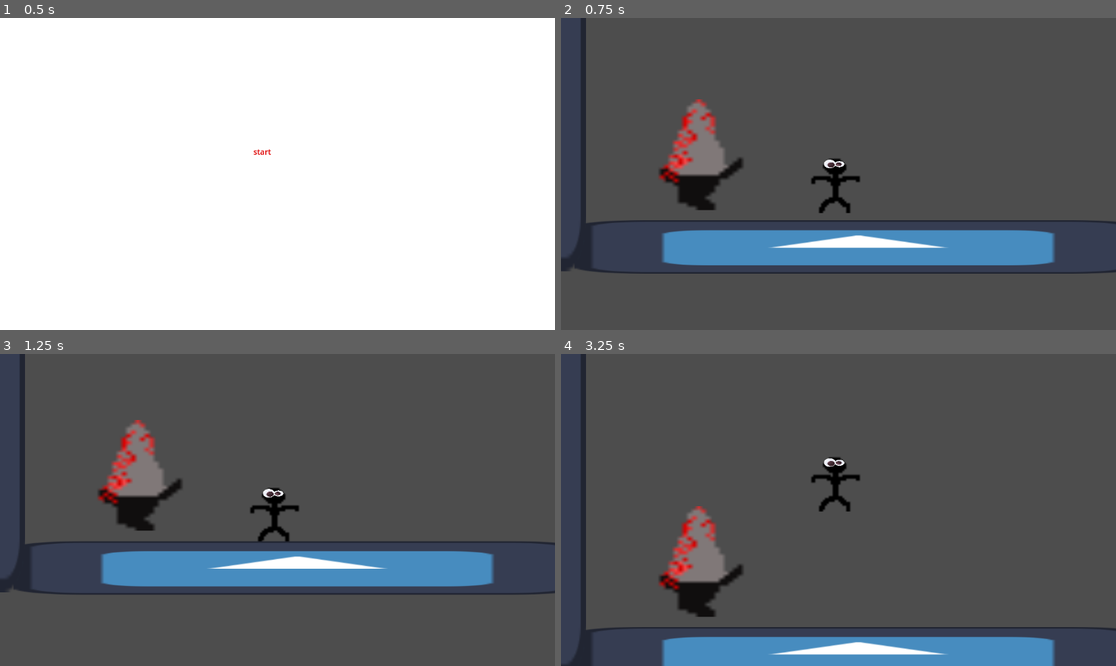
Above: before the commit, frames 1-4 (two rows, left to right).
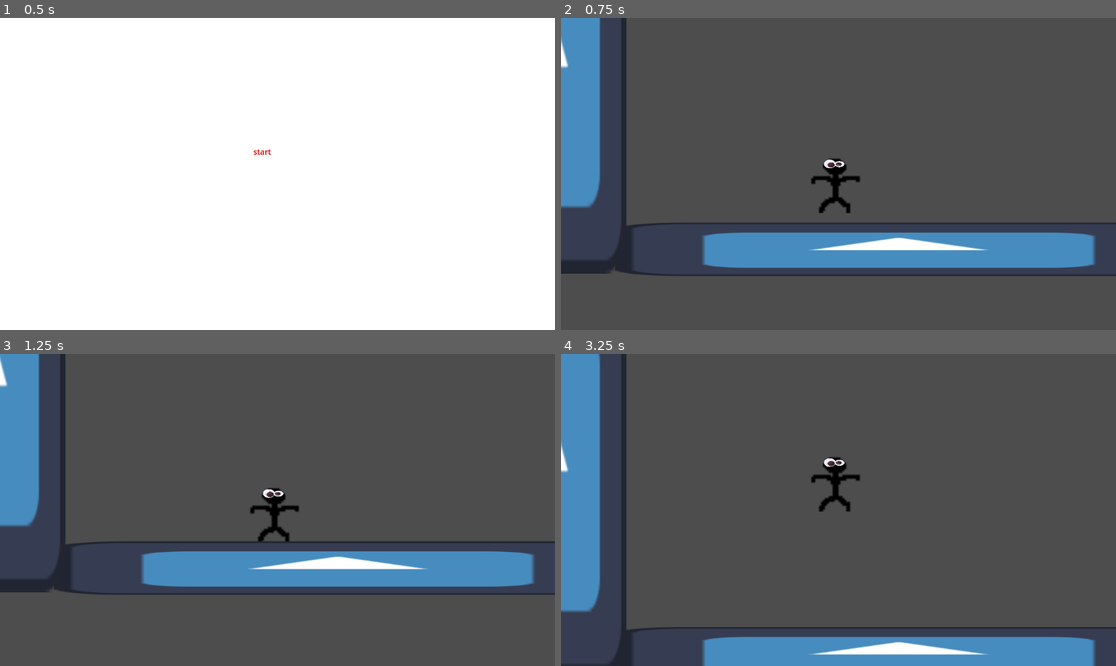
Above: after the commit, the same moments.

Repository: loganfraser12/gamedesignpit
Game: Godot game, scene res://menus/player.tscn
Two runs of this game, one before a commit and one after it. Both use one fixed random seed, a clock stepped at 60 frames per second and the inputs below. The engine's default icon, where the game draws it, is replaced by a stand-in: a white triangle on a blue panel in a dark square.
Inputs:
- Up to frame 1 (0.5 s): no input
- Up to frame 2 (0.75 s): click "start" at 0.5 s
- Up to frame 3 (1.25 s): no input
- Up to frame 4 (3.25 s): tap Enter at 2.75 s

Frame 1 is identical in both runs. In frame 2, 14% of the frame differs, in the area x 0-100%, y 0-83%; in frame 3, 11%; in frame 4, 12%.

Commit message:
made knife go acriss screen

Diff:
--- /dev/null
+++ b/Gamedesignpit/KnifeSpawner.gd
@@ -0,0 +1,15 @@
+extends Node2D
+
+
+@export var Knife = load("res://knife.tscn")
+
+# Called when the node enters the scene tree for the first time.
+func _ready():
+	pass # Replace with function body.
+
+
+func _on_timer_timeout():
+	var b = Knife.instantiate()
+	add_child(b)
+	b.transform = self.transform
+	$Timer.start(randf_range(0.5, 3))
--- /dev/null
+++ b/Gamedesignpit/attack.gd
@@ -0,0 +1,11 @@
+extends StaticBody2D
+
+
+# Called when the node enters the scene tree for the first time.
+func _ready():
+	pass # Replace with function body.
+
+
+# Called every frame. 'delta' is the elapsed time since the previous frame.
+func _process(delta):
+	pass
--- /dev/null
+++ b/Gamedesignpit/attack.tscn
@@ -0,0 +1,19 @@
+[gd_scene load_steps=4 format=3 uid="uid://doilsknvrhook"]
+
+[ext_resource type="Script" path="res://scripts/attack.gd" id="1_ab6qb"]
+[ext_resource type="Texture2D" uid="uid://ccoiauo76age0" path="res://Assets/knife.png" id="2_4fvxi"]
+
+[sub_resource type="RectangleShape2D" id="RectangleShape2D_cmkv2"]
+size = Vector2(62, 14)
+
+[node name="Knife" type="Area2D"]
+script = ExtResource("1_ab6qb")
+
+[node name="CollisionShape2D" type="CollisionShape2D" parent="."]
+shape = SubResource("RectangleShape2D_cmkv2")
+
+[node name="Sprite2D" type="Sprite2D" parent="."]
+position = Vector2(-1.19209e-07, 2.27374e-13)
+rotation = -1.59584
+scale = Vector2(0.733388, 1.92076)
+texture = ExtResource("2_4fvxi")
--- a/Gamedesignpit/game.tscn
+++ b/Gamedesignpit/game.tscn
@@ -1,14 +1,16 @@
-[gd_scene load_steps=4 format=3 uid="uid://b8cnftm3fg5pq"]
+[gd_scene load_steps=5 format=3 uid="uid://b8cnftm3fg5pq"]
 
 [ext_resource type="PackedScene" uid="uid://h1pw8a5j8b5i" path="res://player.tscn" id="1_uq4hg"]
 [ext_resource type="PackedScene" uid="uid://0u1ji3oc6nia" path="res://platforms.tscn" id="2_33rlb"]
-[ext_resource type="Texture2D" uid="uid://ccoiauo76age0" path="res://Assets/knife.png" id="3_emlui"]
+[ext_resource type="Script" path="res://KnifeSpawner.gd" id="4_0ctbd"]
+[ext_resource type="PackedScene" uid="uid://dhxehbuuu22f1" path="res://knife_left.tscn" id="4_25ypw"]
 
 [node name="game" type="Node2D"]
 position = Vector2(0, 1)
 metadata/_edit_horizontal_guides_ = [-405.0]
 
 [node name="player" parent="." instance=ExtResource("1_uq4hg")]
+position = Vector2(-103, 0)
 
 [node name="StaticBody2D" parent="." instance=ExtResource("2_33rlb")]
 position = Vector2(44, 189)
@@ -22,7 +24,60 @@
 position = Vector2(772, -9)
 scale = Vector2(-0.538753, 1.46265)
 
-[node name="Knife" type="Sprite2D" parent="."]
-position = Vector2(-304, -29)
-scale = Vector2(9.5, 7.1875)
-texture = ExtResource("3_emlui")
+[node name="KnifeSpawner" type="Node2D" parent="."]
+position = Vector2(-1020, -98)
+script = ExtResource("4_0ctbd")
+
+[node name="Timer" type="Timer" parent="KnifeSpawner"]
+wait_time = 0.5
+autostart = true
+
+[node name="KnifeSpawner3" type="Node2D" parent="."]
+position = Vector2(-1015, -242)
+script = ExtResource("4_0ctbd")
+
+[node name="Timer" type="Timer" parent="KnifeSpawner3"]
+wait_time = 0.5
+autostart = true
+
+[node name="KnifeSpawner4" type="Node2D" parent="."]
+position = Vector2(-1017, -405)
+script = ExtResource("4_0ctbd")
+
+[node name="Timer" type="Timer" parent="KnifeSpawner4"]
+wait_time = 0.5
+autostart = true
+
+[node name="KnifeSpawner5" type="Node2D" parent="."]
+position = Vector2(-934, 59)
+script = ExtResource("4_0ctbd")
+
+[node name="Timer" type="Timer" parent="KnifeSpawner5"]
+wait_time = 0.5
+autostart = true
+
+[node name="KnifeSpawner6" type="Node2D" parent="."]
+position = Vector2(-1021, -743)
+script = ExtResource("4_0ctbd")
+
+[node name="Timer" type="Timer" parent="KnifeSpawner6"]
+wait_time = 0.5
+autostart = true
+
+[node name="KnifeSpawner7" type="Node2D" parent="."]
+position = Vector2(-1008, -518)
+script = ExtResource("4_0ctbd")
+
+[node name="Timer" type="Timer" parent="KnifeSpawner7"]
+wait_time = 0.5
+autostart = true
+
+[node name="Knife" parent="." instance=ExtResource("4_25ypw")]
+position = Vector2(1123, 6)
+
+[connection signal="timeout" from="KnifeSpawner/Timer" to="KnifeSpawner" method="_on_timer_timeout"]
+[connection signal="timeout" from="KnifeSpawner3/Timer" to="KnifeSpawner3" method="_on_timer_timeout"]
+[connection signal="timeout" from="KnifeSpawner4/Timer" to="KnifeSpawner4" method="_on_timer_timeout"]
+[connection signal="timeout" from="KnifeSpawner5/Timer" to="KnifeSpawner5" method="_on_timer_timeout"]
+[connection signal="timeout" from="KnifeSpawner6/Timer" to="KnifeSpawner6" method="_on_timer_timeout"]
+[connection signal="timeout" from="KnifeSpawner7/Timer" to="KnifeSpawner7" method="_on_timer_timeout"]
--- /dev/null
+++ b/Gamedesignpit/knife.tscn
@@ -0,0 +1,21 @@
+[gd_scene load_steps=4 format=3 uid="uid://c2ylgj8ywiaq3"]
+
+[ext_resource type="Script" path="res://knife_left.gd" id="1_s6ar4"]
+[ext_resource type="Texture2D" uid="uid://ccoiauo76age0" path="res://Assets/knife.png" id="2_vtuss"]
+
+[sub_resource type="RectangleShape2D" id="RectangleShape2D_cmkv2"]
+size = Vector2(62, 14)
+
+[node name="Knife_Left" type="Area2D"]
+script = ExtResource("1_s6ar4")
+
+[node name="CollisionShape2D" type="CollisionShape2D" parent="."]
+shape = SubResource("RectangleShape2D_cmkv2")
+
+[node name="Sprite2D" type="Sprite2D" parent="."]
+position = Vector2(-1.19209e-07, 2.27374e-13)
+rotation = -1.59584
+scale = Vector2(0.733388, 1.92076)
+texture = ExtResource("2_vtuss")
+
+[connection signal="body_entered" from="." to="." method="_on_body_entered"]
--- /dev/null
+++ b/Gamedesignpit/knife_left.gd
@@ -0,0 +1,11 @@
+extends Area2D
+
+@export var SPEED = 20
+
+func _process(delta):
+	position.x -= SPEED
+
+
+func _on_body_entered(body):
+	if body.name == "player":
+		pass
--- /dev/null
+++ b/Gamedesignpit/knife_left.tscn
@@ -0,0 +1,19 @@
+[gd_scene load_steps=4 format=3 uid="uid://dhxehbuuu22f1"]
+
+[ext_resource type="Script" path="res://scripts/attack.gd" id="1_xqj4t"]
+[ext_resource type="Texture2D" uid="uid://ccoiauo76age0" path="res://Assets/knife.png" id="2_nkeeo"]
+
+[sub_resource type="RectangleShape2D" id="RectangleShape2D_cmkv2"]
+size = Vector2(62, 14)
+
+[node name="Knife" type="Area2D"]
+script = ExtResource("1_xqj4t")
+
+[node name="CollisionShape2D" type="CollisionShape2D" parent="."]
+shape = SubResource("RectangleShape2D_cmkv2")
+
+[node name="Sprite2D" type="Sprite2D" parent="."]
+position = Vector2(-1.19209e-07, 2.27374e-13)
+rotation = -1.59584
+scale = Vector2(0.733388, 1.92076)
+texture = ExtResource("2_nkeeo")
--- /dev/null
+++ b/Gamedesignpit/scripts/attack.gd
@@ -0,0 +1,6 @@
+extends Area2D
+
+@export var SPEED = 20
+
+func _process(delta):
+	position.x += SPEED
